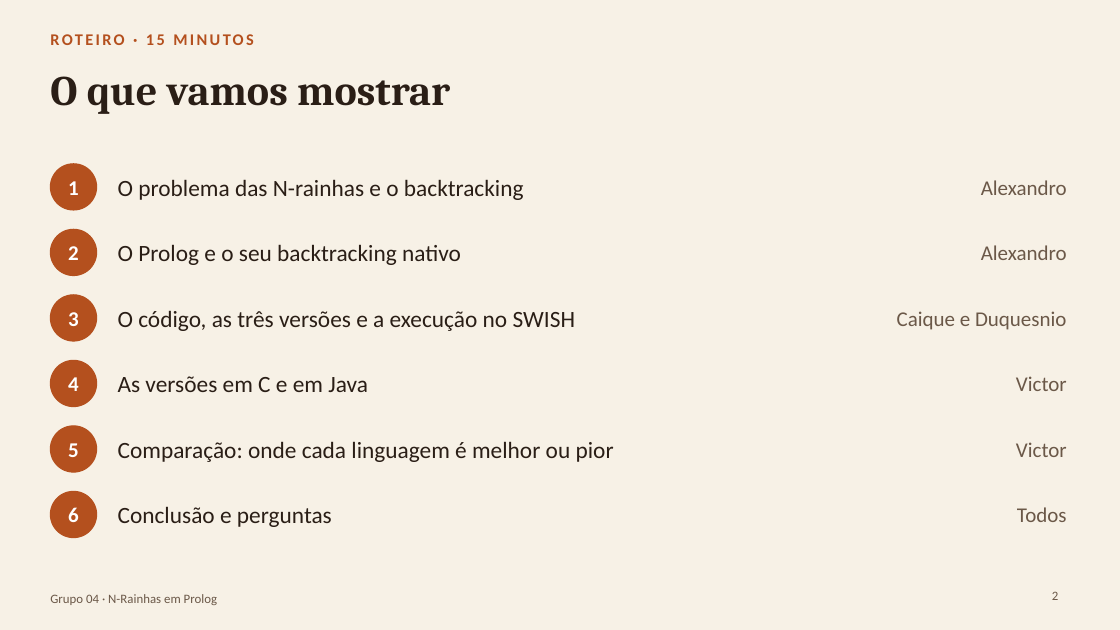
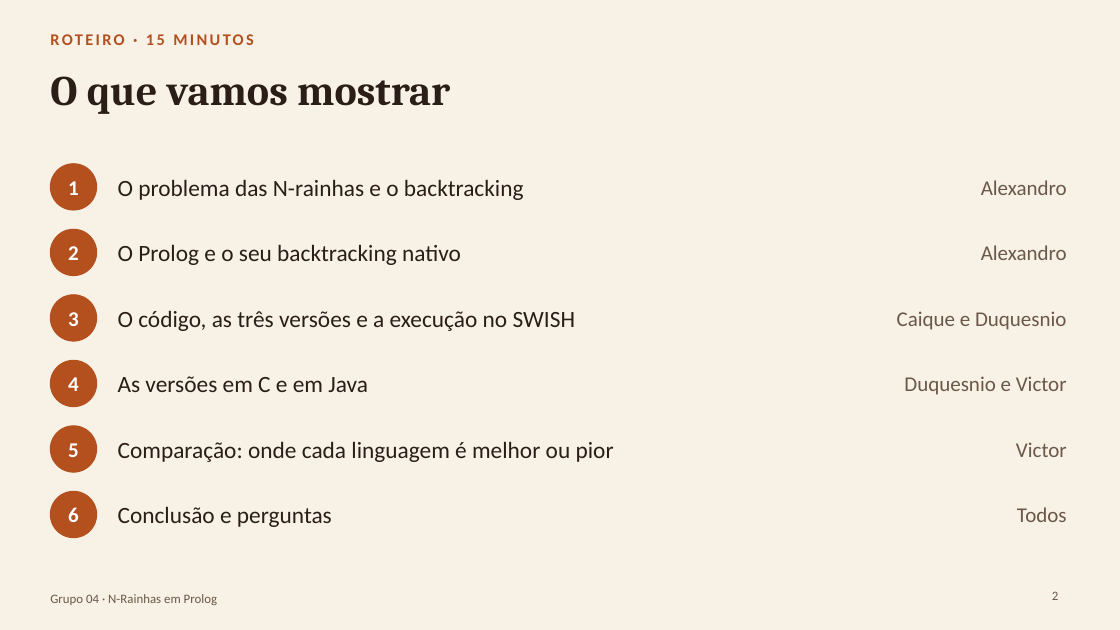
Before and after one commit to Alexandro-Junior/N-rainhas-com-backtracking, a slide deck: slide 2 of slides/Seminario-NRainhas-Grupo04.pptx. Drawn at 1120x630 pixels with LibreOffice and Linux fonts; fonts in the diff are those of the drawing. Boxes give left, top, right and bottom in pixels: in the first picture for what was removed or moved away, otherwise in the second. Text is boxed around its words. In the diff, an @@ line names an element or a change of style, - is before the commit and + after.

```diff
--- a/slides/Seminario-NRainhas-Grupo04.pptx
+++ b/slides/Seminario-NRainhas-Grupo04.pptx
@@ text at [904, 376, 1067, 395]: text changed @@
-Victor
+Duquesnio e Victor
```
Also in this commit, not shown: 2 other slides changed, 1 other file.
